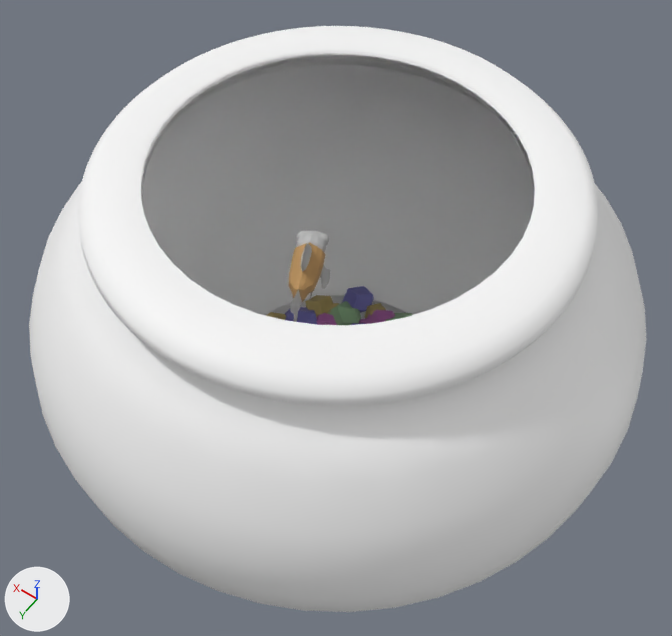
The FBX model scenes/Unit 10/Fish_&_Bowl_3.fbx as it was, and as the next commit left it.
One viewpoint serves both versions: a 50 mm camera at (-0.143, 0.2015, 0.3891) aimed at (-0.0013, 0.0031, 0.0773). Arrows for +X, +Y and +Z are at lower left; the lights stay in place. Where no turn or scale is listed for an object, it has been applied to the vertices.

Names of what the first picture shows: 'polySurface1', 'revolvedSurface1'.
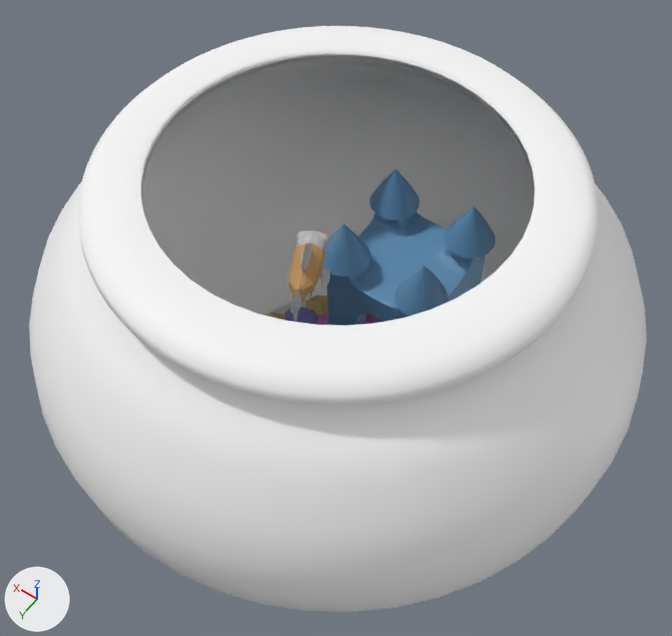
Edits to the bpy script that builds the scene:
```text
Add mat_castle:
    mat_castle = principled_material('Castle')
    mat_castle.base_color = (0.122, 0.296, 0.5)  # blue #6294bc
Add me_mesh_086:
    me_mesh_086.from_pydata(...)  # 7442 vertices, 7432 faces; spans x -0.0312..0.0312, y -0.0302..0.0318, z -0.043..0.0409
    me_mesh_086.materials.append(mat_castle)  # blue #6294bc
Add ob_pcone5:
    ob_pcone5 = bpy.data.objects.new('pCone5', me_mesh_086)
    ob_pcone5.location = (-0.0075, -0.0431, 0.0661)
```

What differs and where, as boxes (x1, y1, x2, y2) in the pictures (672 x 636 px):
'pCone5', added (blue): after (324, 169, 495, 325)
